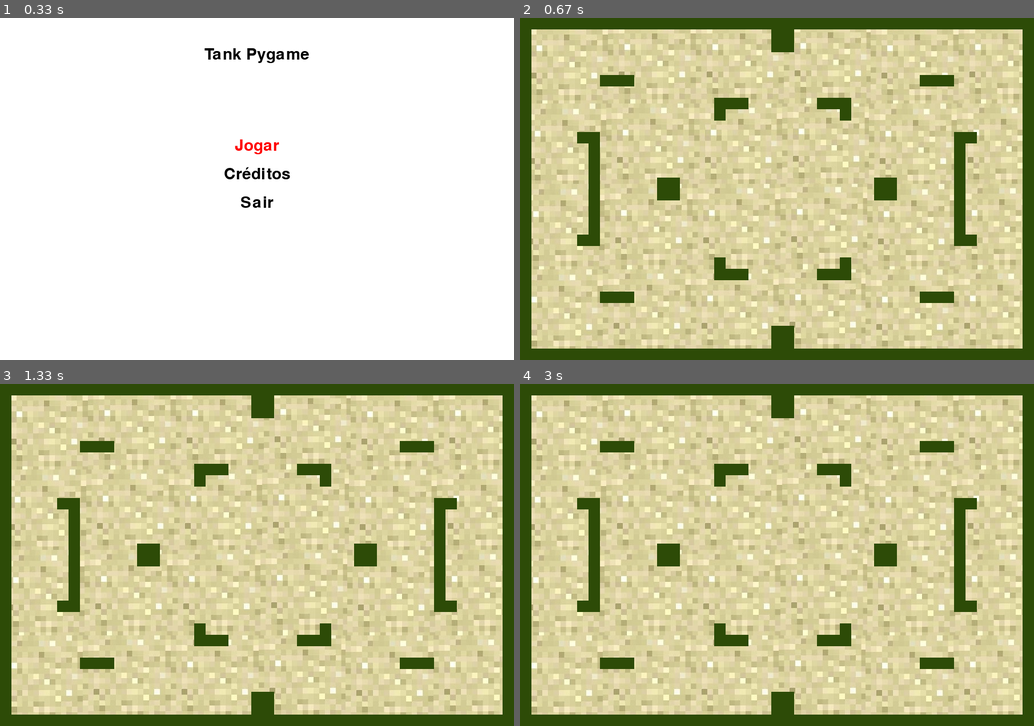
Above: before the commit, frames 1-4 (two rows, left to right).
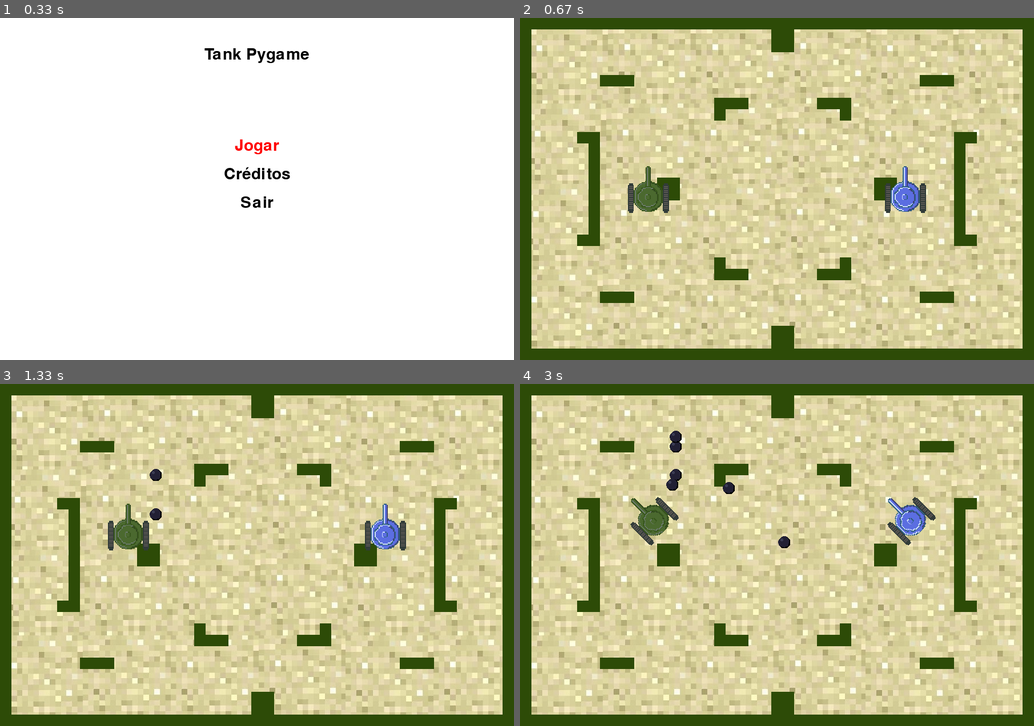
Above: after the commit, the same moments.

Repository: OzielBezerradeLima/tankpygame
Game: pygame game, started from codes/main.py
Same seed, same stepped clock (60 frames per second), same inputs: the game is played once before the commit and once after it.
Inputs:
- Up to frame 1 (0.33 s): no input
- Up to frame 2 (0.67 s): tap Enter at 0.33 s
- Up to frame 3 (1.33 s): tap Space at 0.67, 1.07 s; hold Up from 1 s (still down); hold W from 1 s (still down)
- Up to frame 4 (3 s): tap Space at 1.37, 1.57, 1.87, 2.07, 2.37, 2.63, 2.93 s; release Up at 1.47 s; release W at 1.47 s; hold Right 1.5-1.97 s; hold D 1.5-1.97 s; hold Left 2-2.53 s; hold A 2-2.53 s; hold Left 2.57-2.97 s; hold A 2.57-2.97 s

Frame 1 is identical in both runs. In frame 2, 1.3% of the frame differs, in the area x 21-79%, y 43-57%; in frame 3, 1.4%; in frame 4, 1.7%, in the area x 21-81%, y 13-48%.

Commit message:
correção bug visual tank

Diff:
--- a/codes/game.py
+++ b/codes/game.py
@@ -12,12 +12,14 @@
     maze.create_map()
     while playing:
         pygame.display.update()
+        maze.draw_map()
         tank.controls(pygame.time.get_ticks())
         tank.bullet_move()
         tank.bullet_player_collision()
         tank.bullet_ricochet()
         tank.player_active()
         tank.draw_bullet()
+
 
         for event in pygame.event.get():
             if event.type == pygame.QUIT:
@@ -26,7 +28,7 @@
                 if event.key == pygame.K_ESCAPE:
                     pygame.quit()
                     sys.exit()
-        maze.draw_map()
+
 
 
 def close_screen():
